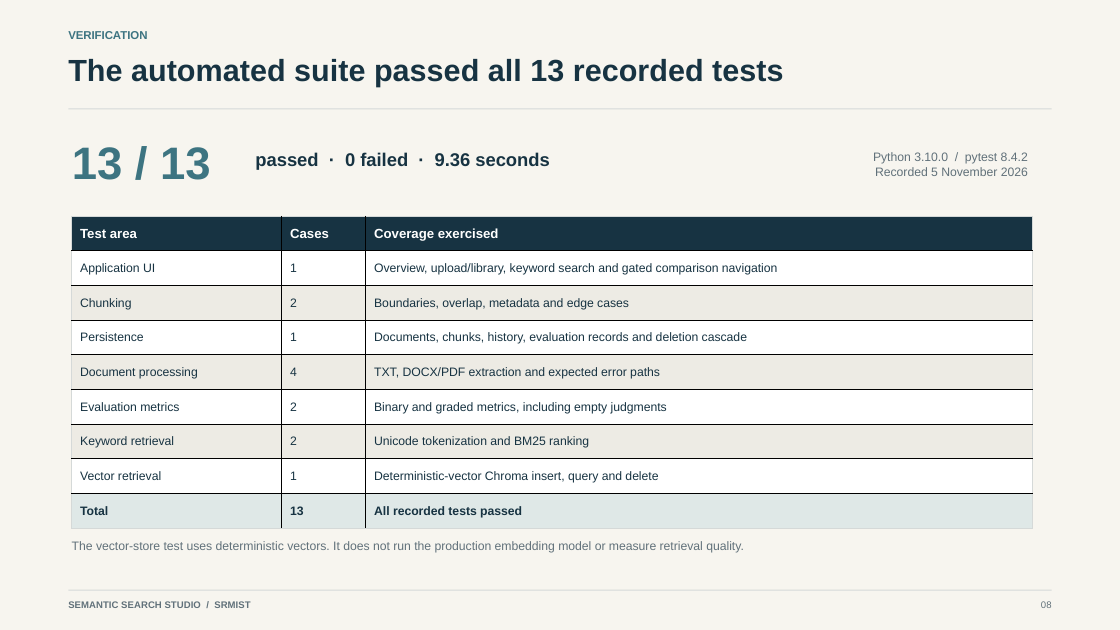
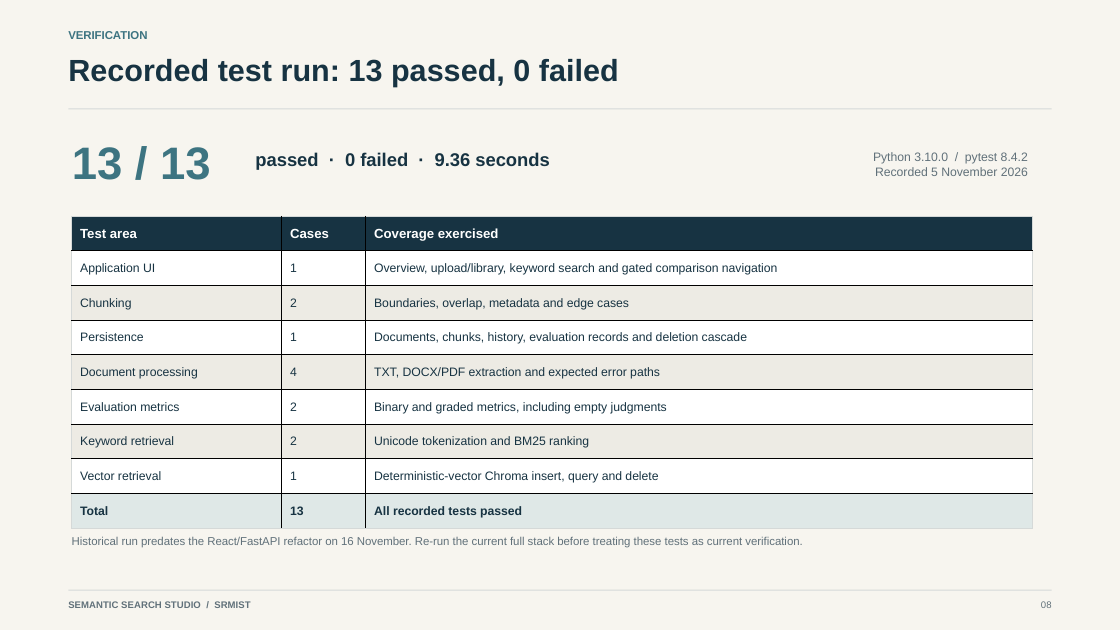
Before and after one commit to CzPhantom10/semantic-search-case-study, a slide deck: slide 8 of report/Semantic_Search_Studio_Technical_Presentation.pptx. Drawn at 1120x630 pixels with LibreOffice and Linux fonts; fonts in the diff are those of the drawing. Boxes give left, top, right and bottom in pixels: in the first picture for what was removed or moved away, otherwise in the second. Text is boxed around its words. In the diff, an @@ line names an element or a change of style, - is before the commit and + after.

```diff
--- a/report/Semantic_Search_Studio_Technical_Presentation.pptx
+++ b/report/Semantic_Search_Studio_Technical_Presentation.pptx
@@ text at <box>68,59,619,87</box>: text changed @@
-The automated suite passed all 13 recorded tests
+Recorded test run: 13 passed, 0 failed
@@ text at <box>72,536,802,548</box>: text changed; size 10.5 to 9.8 pt @@
-The vector-store test uses deterministic vectors. It does not run the production embedding model or measure retrieval quality.
+Historical run predates the React/FastAPI refactor on 16 November. Re-run the current full stack before treating these tests as current verification.
```
Also in this commit, not shown: 3 other slides changed.
